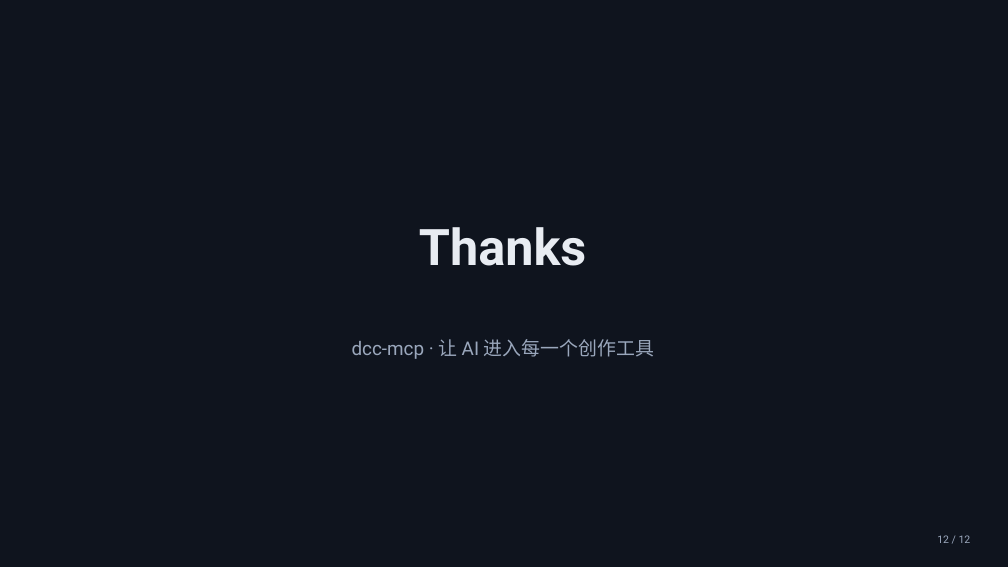
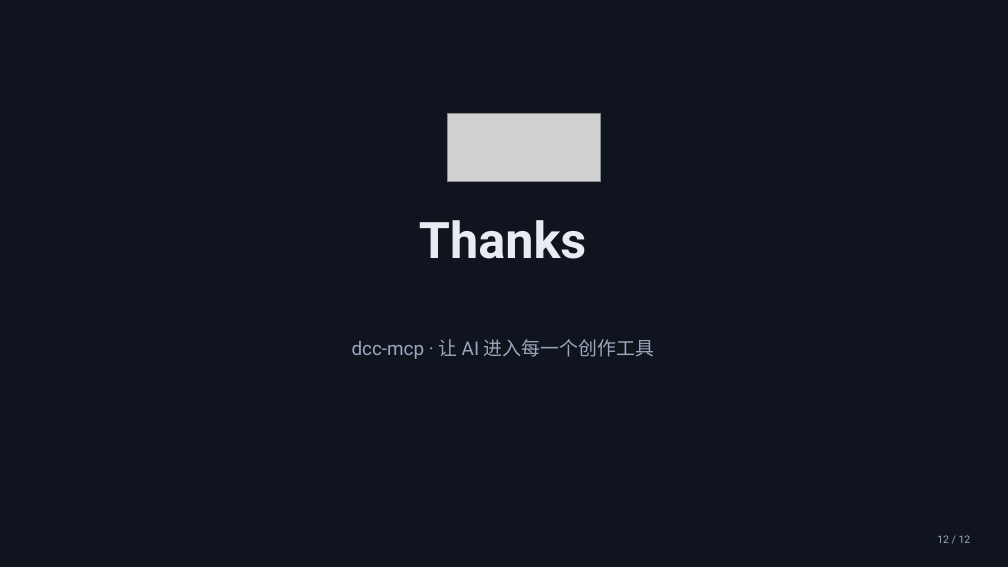
Before and after one commit to dcc-mcp/dcc-mcp-powerpoint, a slide deck: slide 12 of examples/output/draft-dcc-mcp-framework-intro.pptx. Drawn at 1008x567 pixels with LibreOffice and Linux fonts; fonts in the diff are those of the drawing; grey boxes stand for pictures. Boxes give left, top, right and bottom in pixels: in the first picture for what was removed or moved away, otherwise in the second. Text is boxed around its words. In the diff, an @@ line names an element or a change of style, - is before the commit and + after.

```diff
--- a/examples/output/draft-dcc-mcp-framework-intro.pptx
+++ b/examples/output/draft-dcc-mcp-framework-intro.pptx
@@ picture added at (448, 113, 600, 181) @@
@@ text "Thanks": place and size @@
-text "Thanks" at (419, 227, 586, 266)
+text "Thanks" at (419, 220, 586, 259)
```
Also in this commit, not shown: 4 other slides changed, 13 other files.
